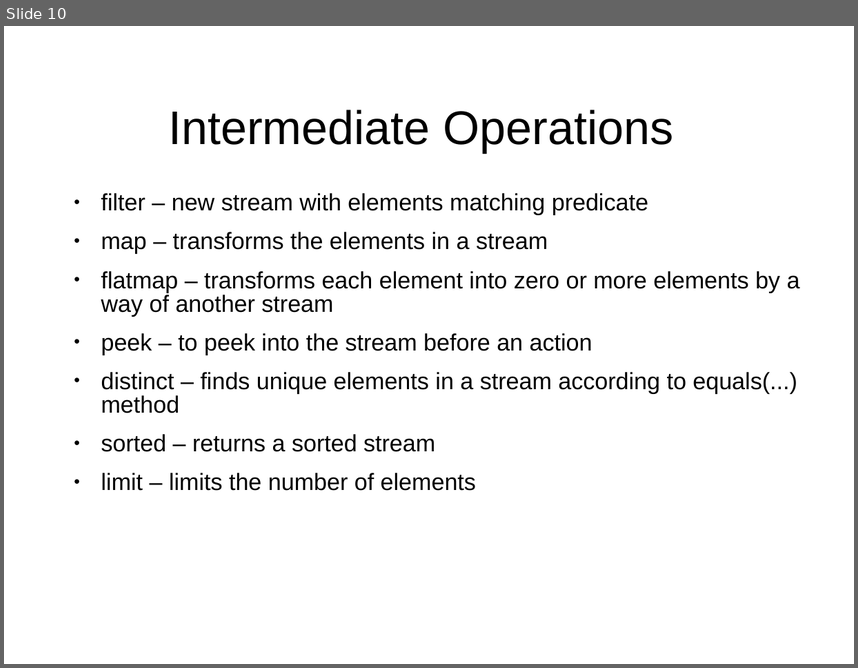
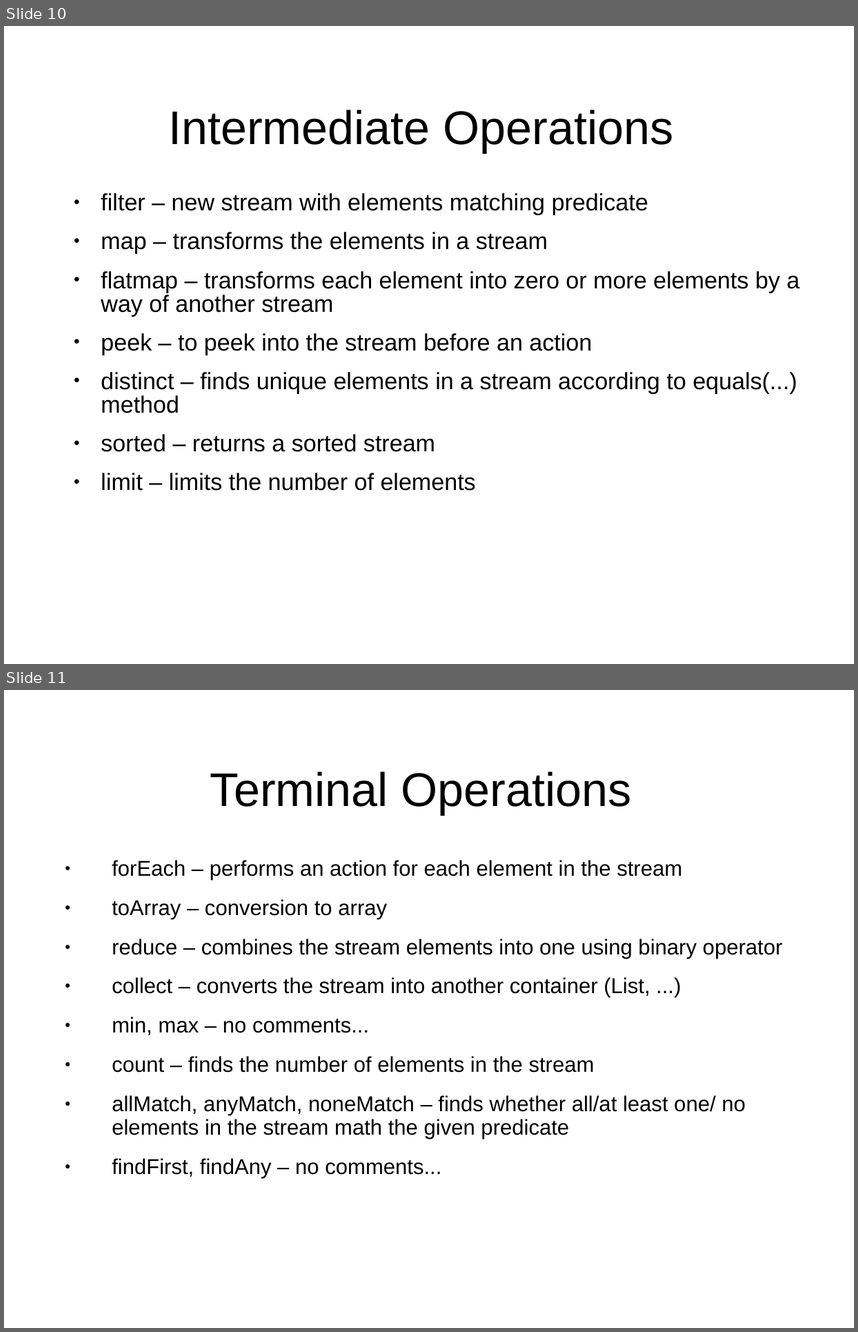
Before and after one commit to AndreySk/java8, a slide deck: Java8.ppt. Shown one above the other, each under a label of ours: slide 10 before the commit, slides 10 and 11 after it. The pictures are 858x668 and 858x1332 pixels, drawn with LibreOffice and Linux fonts; fonts in the diff are those of the drawing; background and template pictures are left out. Boxes give left, top, right and bottom in pixels: in the first picture for what was removed or moved away, otherwise in the second. Text is boxed around its words. In the diff, an @@ line names an element or a change of style, - is before the commit and + after.

Commit message:
presentation updated

```diff
--- a/Java8.ppt
+++ b/Java8.ppt
@@ slide 11 added at (4, 690, 854, 1328), background picture (left out) @@
@@ title added at (210, 771, 632, 815), 44 pt, text #000000 @@
+Terminal Operations
@@ text added at (112, 860, 783, 1179), 20 pt, text #000000 @@
+● forEach – performs an action for each element in the stream
+● toArray – conversion to array
+● reduce – combines the stream elements into one using binary operator
+● collect – converts the stream into another container (List, ...)
+● min, max – no comments...
+● count – finds the number of elements in the stream
+● allMatch, anyMatch, noneMatch – finds whether all/at least one/ no elements in the stream math the given predicate
+● findFirst, findAny – no comments...
```
